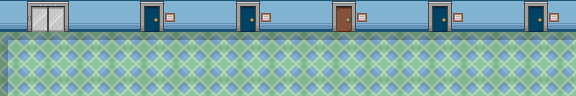
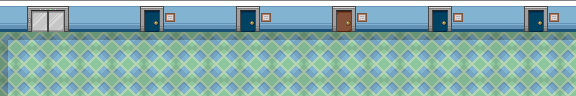
Layer changes from the first (576, 96) image to the second:
renamed "Elevator" to "Layer 1", painted on it over [27, 1, 69, 23]
renamed "Door 1" to "Door", painted on it over [140, 1, 164, 26]
renamed "Door 2" to "Door", painted on it over [236, 1, 260, 26]
painted on "Door" (3rd of 5, in "Door 3") over [332, 1, 356, 26]
painted on "Door" (4th of 5, in "Door 4") over [428, 1, 452, 26]
painted on "Door" (5th of 5, in "Door 5") over [524, 1, 548, 26]
"Wall": blend normal → dissolve, painted on it over [0, 0, 576, 26]
painted on "Shadow" over [264, 0, 312, 3]
